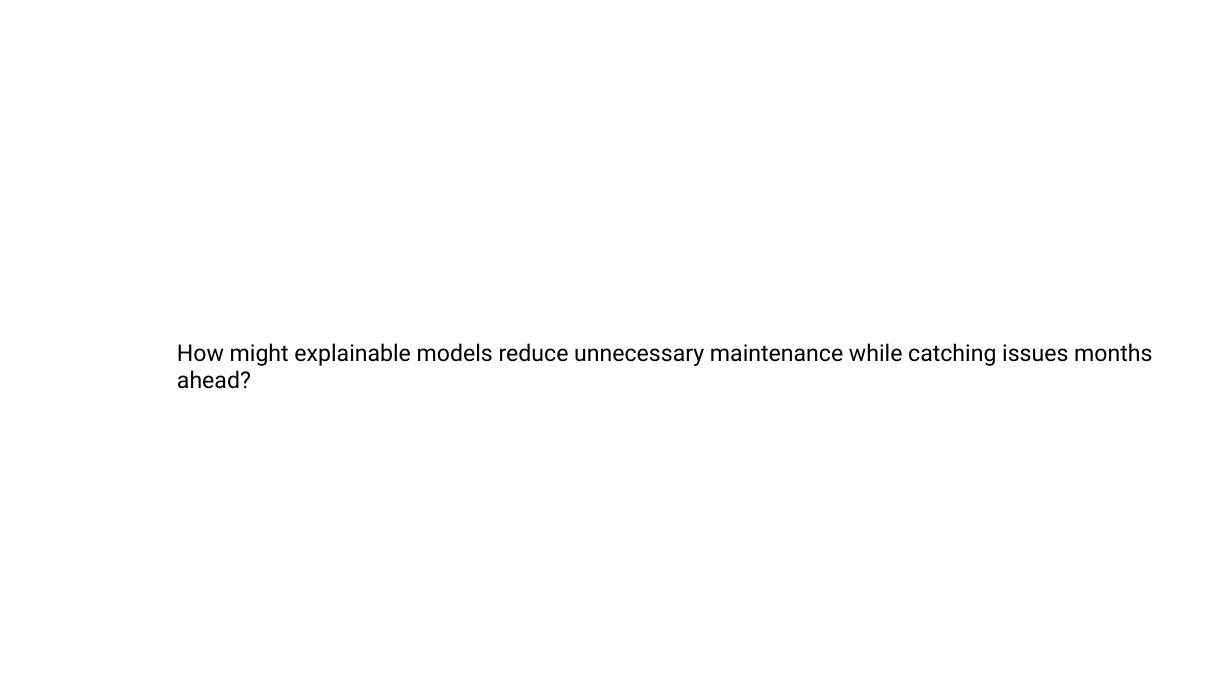
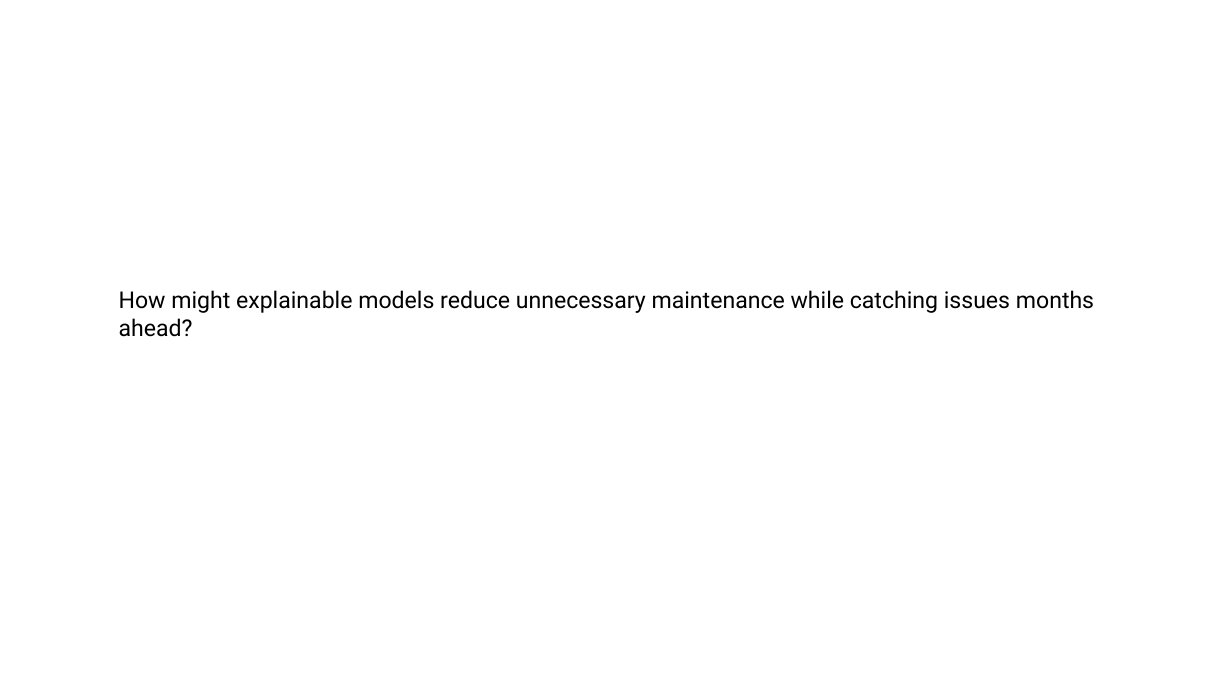
Before and after one commit to KMANN-R2-D2/DSMLC-Final_Competition, a slide deck: slide 12 of Asees-analysis/VISUALIZATIONS SO FAR.pptx. Drawn at 1232x693 pixels with LibreOffice and Linux fonts; fonts in the diff are those of the drawing. Boxes give left, top, right and bottom in pixels: in the first picture for what was removed or moved away, otherwise in the second. Text is boxed around its words. In the diff, an @@ line names an element or a change of style, - is before the commit and + after.

```diff
--- a/Asees-analysis/VISUALIZATIONS SO FAR.pptx
+++ b/Asees-analysis/VISUALIZATIONS SO FAR.pptx
@@ text "How might explainable models reduce ...": place and size @@
-text "How might explainable models reduce ..." at bbox=[177, 343, 1152, 389]
+text "How might explainable models reduce ..." at bbox=[119, 290, 1094, 337]
```
Also in this commit, not shown: 4 other slides changed.
